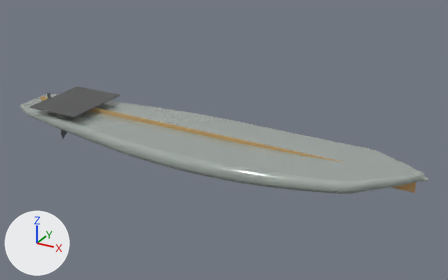
A saved change to the glTF model app/api/cad/prebuilt/showcase_surfboard_beginner/anatomy_v2.glb.
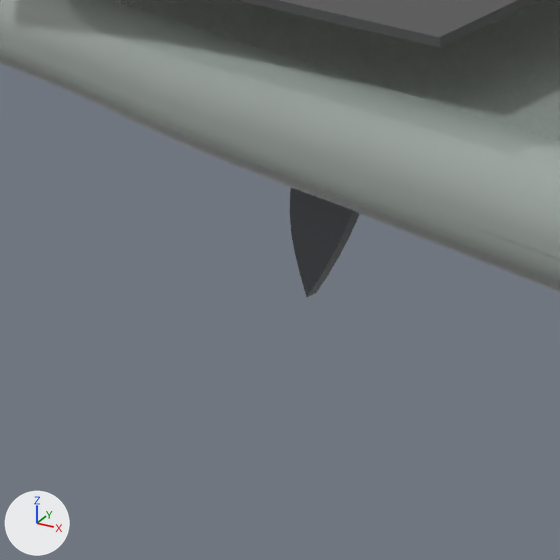
Each version is shown whole from a 50 mm camera at (1.53, -2.52, 1.41) aimed at (0.1, 0.07, 0.12), then close up on the part from 8% to 19% of the width and 41% to 58% of the height. Lighting does not change. The marker at lower left points along +X, +Y and +Z. The older version's two pictures come first. Where no turn or scale is listed for an object, it has been applied to the vertices.

Objects in the first close-up: 'fin.1', 'laminate.002', 'laminate.1', 'pad.1'.
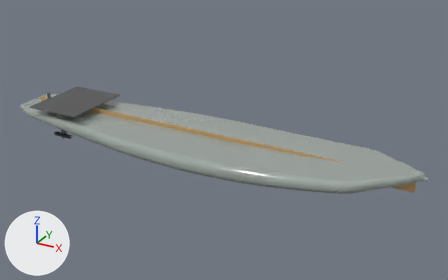
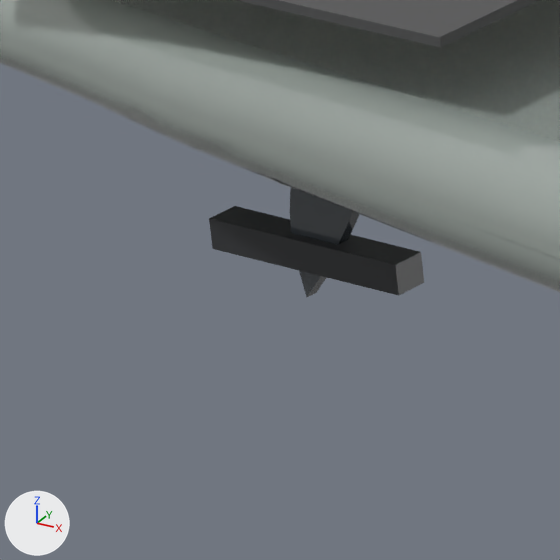
Edits to the bpy script that builds the scene:
```text
Add mat_powder_coat:
    mat_powder_coat = principled_material('powder coat')
    mat_powder_coat.base_color = (0.0273, 0.0296, 0.0331)  # dark grey #2e3033
    mat_powder_coat.roughness = 0.62
    mat_powder_coat.coat_weight = 0.35
    mat_powder_coat.coat_roughness = 0.3
Add me_coat_104:
    me_coat_104.from_pydata(...)  # 16 vertices, 28 faces; spans x 0.0335..0.1515, y -0.146..-0.128, z -0.0136..0.0024
    me_coat_104.materials.append(mat_powder_coat)  # dark grey #2e3033
Add ob_coat_104:
    ob_coat_104 = bpy.data.objects.new('coat.104', me_coat_104)
    ob_coat_104.location = (-0.9155, 0.007, 0.0327)
```

Pixel boxes (x1, y1, x2, y2) of what changed, in the close-ups (560 x 560 px):
'coat.104', added
    after: (209, 206, 424, 296)
